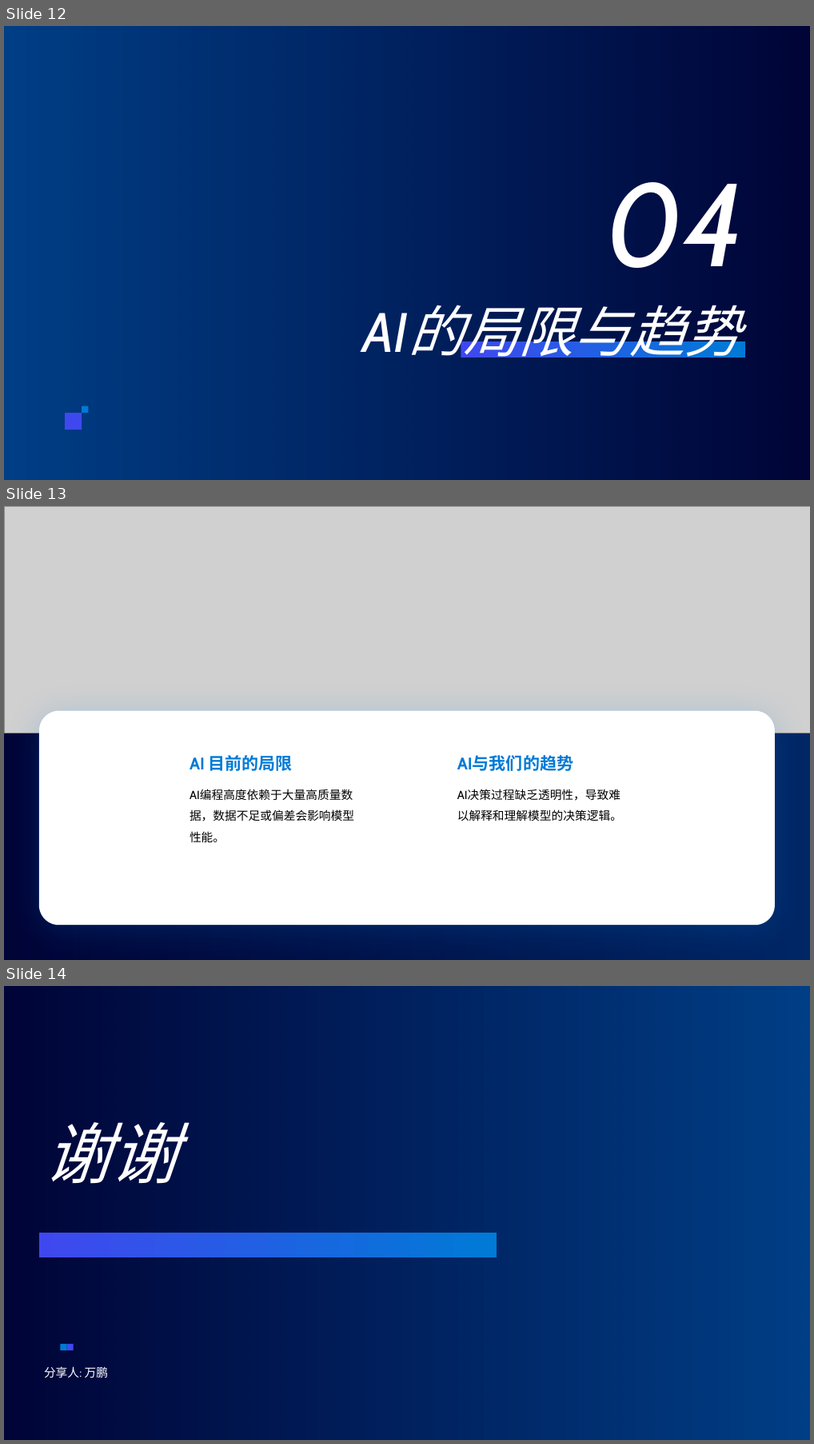
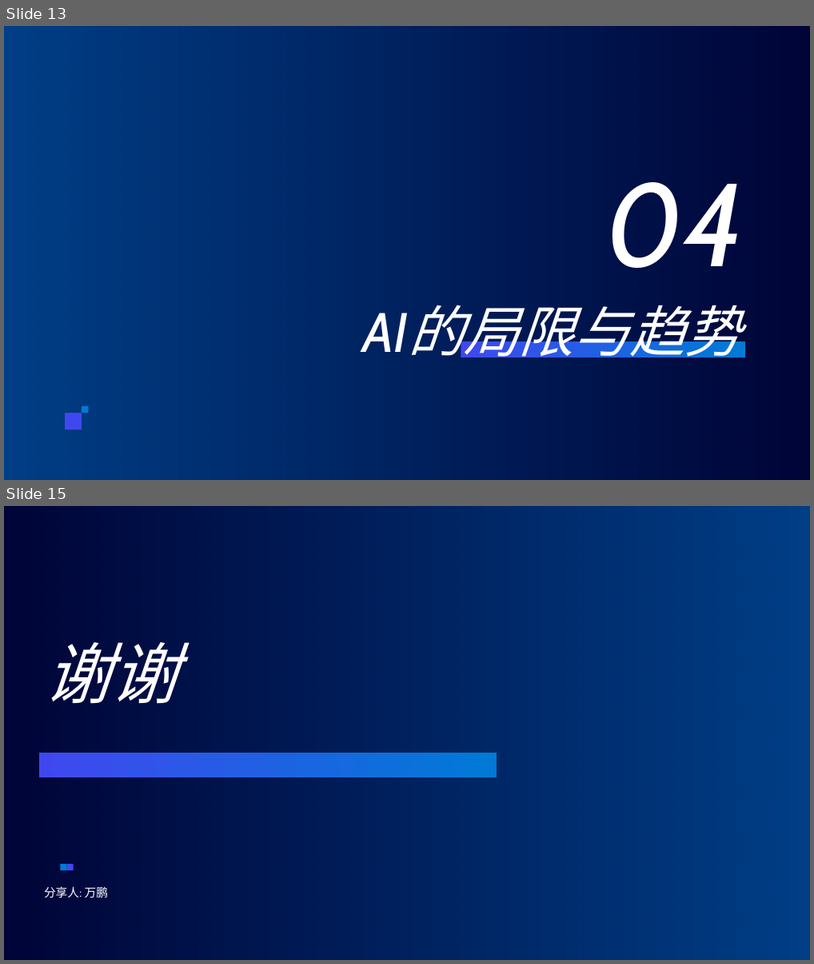
Before and after one commit to qq986063761/study, a slide deck: 分享/aiCode/ppt/AI编程.pptx. Shown one above the other, each under a label of ours: slides 12, 13 and 14 before the commit, slides 13 and 15 after it; the slides between them are not shown. The pictures are 814x1444 and 814x964 pixels, drawn with LibreOffice and Linux fonts; fonts in the diff are those of the drawing; grey boxes stand for pictures; background and template pictures are left out. Boxes give left, top, right and bottom in pixels: in the first picture for what was removed or moved away, otherwise in the second. Text is boxed around its words. In the diff, an @@ line names an element or a change of style, - is before the commit and + after.

```diff
--- a/分享/aiCode/ppt/AI编程.pptx
+++ b/分享/aiCode/ppt/AI编程.pptx
@@ slide 13 removed at [4,506,810,960], background picture (left out) @@
@@ rectangle removed at [4,506,810,960] @@
@@ picture removed at [4,506,810,733] @@
@@ rounded rectangle removed at [39,711,775,924] @@
@@ text removed at [190,755,293,771] @@
-AI 目前的局限
@@ text removed at [458,755,574,771] @@
-AI与我们的趋势
@@ text removed at [458,788,622,821] @@
-AI决策过程缺乏透明性，导致难以解释和理解模型的决策逻辑。
@@ text removed at [190,809,354,842] @@
-AI编程高度依赖于大量高质量数据，数据不足或偏差会影响模型性能。
@@ what was slide 12 is now slide 13 @@
@@ what was slide 14 is now slide 15 @@
```
Also in this commit, not shown: 2 slides added, 3 other files.
